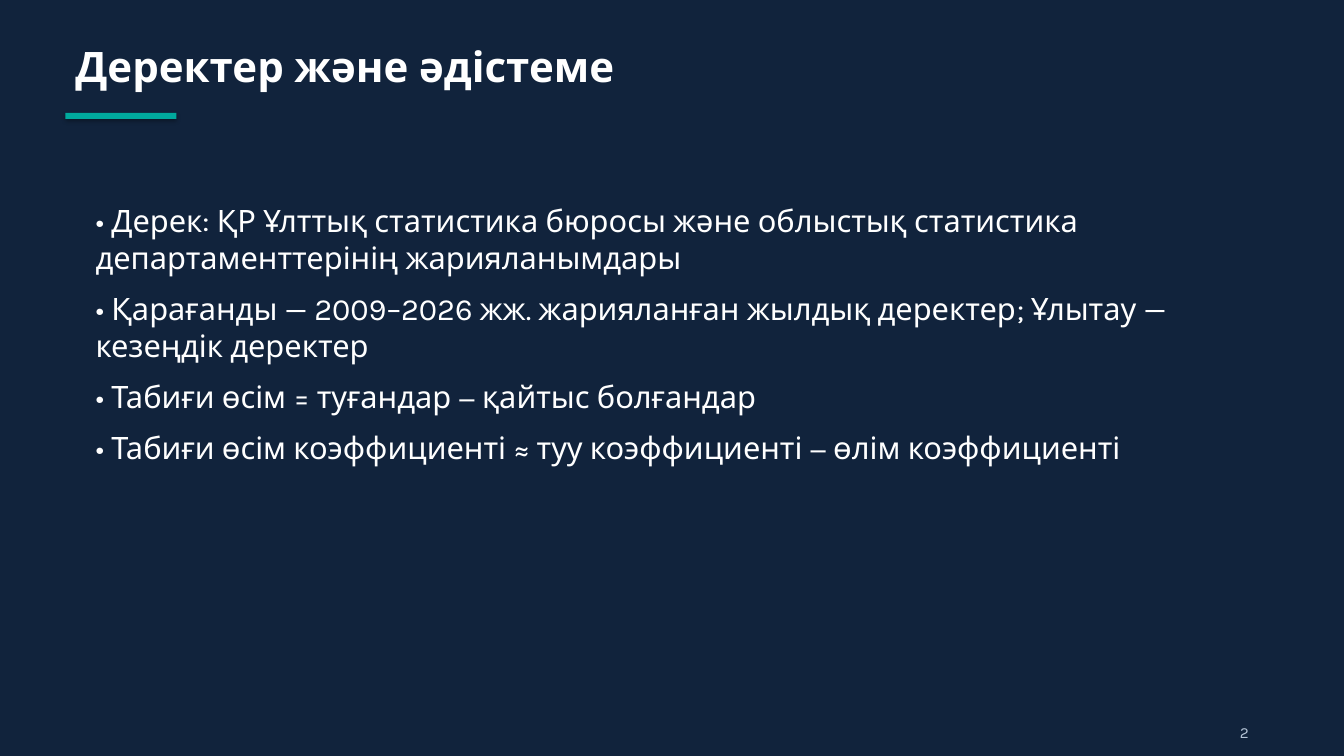
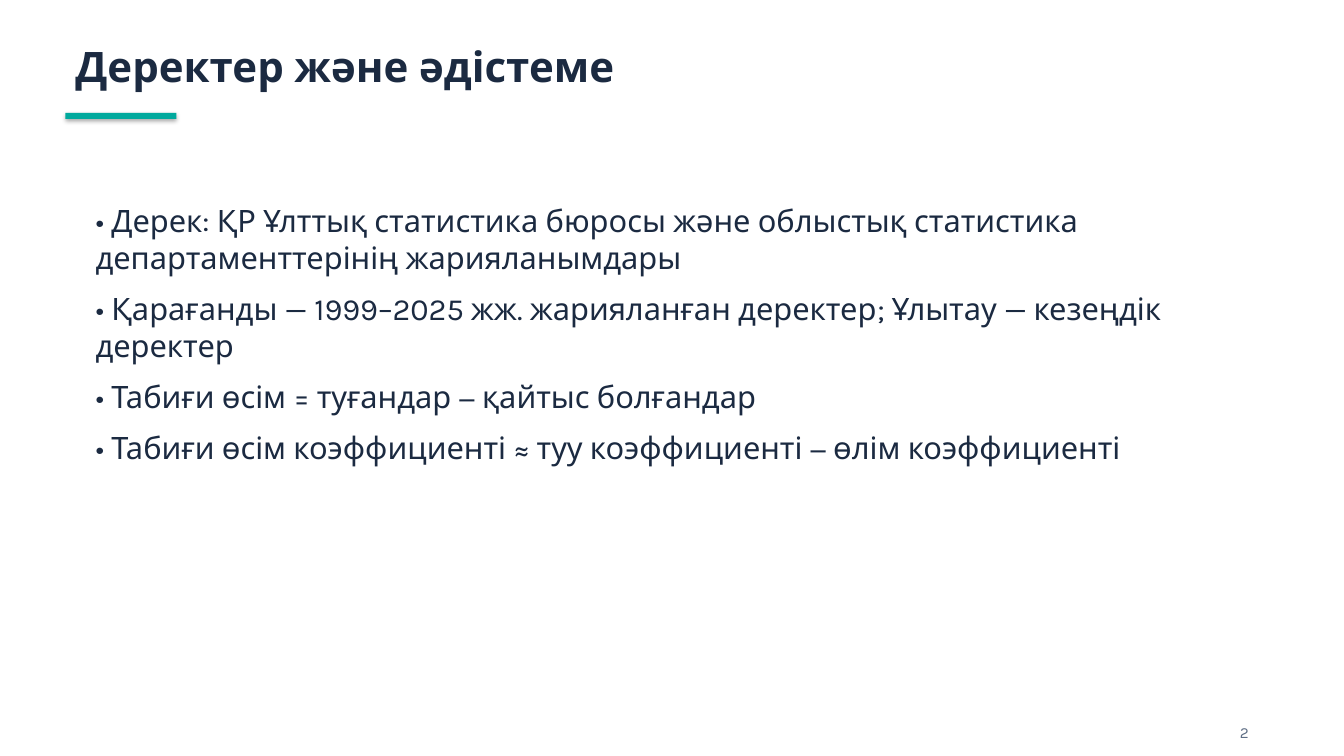
Before and after one commit to aizhanzhansarbaeva-ai/test, a slide deck: slide 2 of presentation/Табиғи_өсім_Орталық_Қазақстан_2025.pptx. Drawn at 1344x756 pixels with LibreOffice and Linux fonts; fonts in the diff are those of the drawing. Boxes give left, top, right and bottom in pixels: in the first picture for what was removed or moved away, otherwise in the second. Text is boxed around its words. In the diff, an @@ line names an element or a change of style, - is before the commit and + after.

```diff
--- a/presentation/Табиғи_өсім_Орталық_Қазақстан_2025.pptx
+++ b/presentation/Табиғи_өсім_Орталық_Қазақстан_2025.pptx
@@ background #11233C to #FFFFFF @@
@@ text "Деректер және әдістеме" at (x1=75, y1=50, x2=614, y2=92): text colour #FFFFFF to #1B2A41 @@
@@ text at (x1=96, y1=208, x2=1121, y2=467): text colour #FFFFFF to #1B2A41 in "• Дерек: ҚР Ұлттық статистика бюросы және ...", "• Табиғи өсім = туғандар − қайтыс ...", "• Табиғи өсім коэффициенті ≈ туу коэффициенті ..." @@
@@ text at (x1=96, y1=297, x2=1162, y2=365): text changed; text colour #FFFFFF to #1B2A41 @@
-• Қарағанды — 2009–2026 жж. жарияланған жылдық деректер; Ұлытау — кезеңдік деректер
+• Қарағанды — 1999–2025 жж. жарияланған деректер; Ұлытау — кезеңдік деректер
@@ text "2" at (x1=1240, y1=728, x2=1249, y2=738): text colour #B5C4D6 to #5E6E85 @@
```
Also in this commit, not shown: 12 other slides changed.
